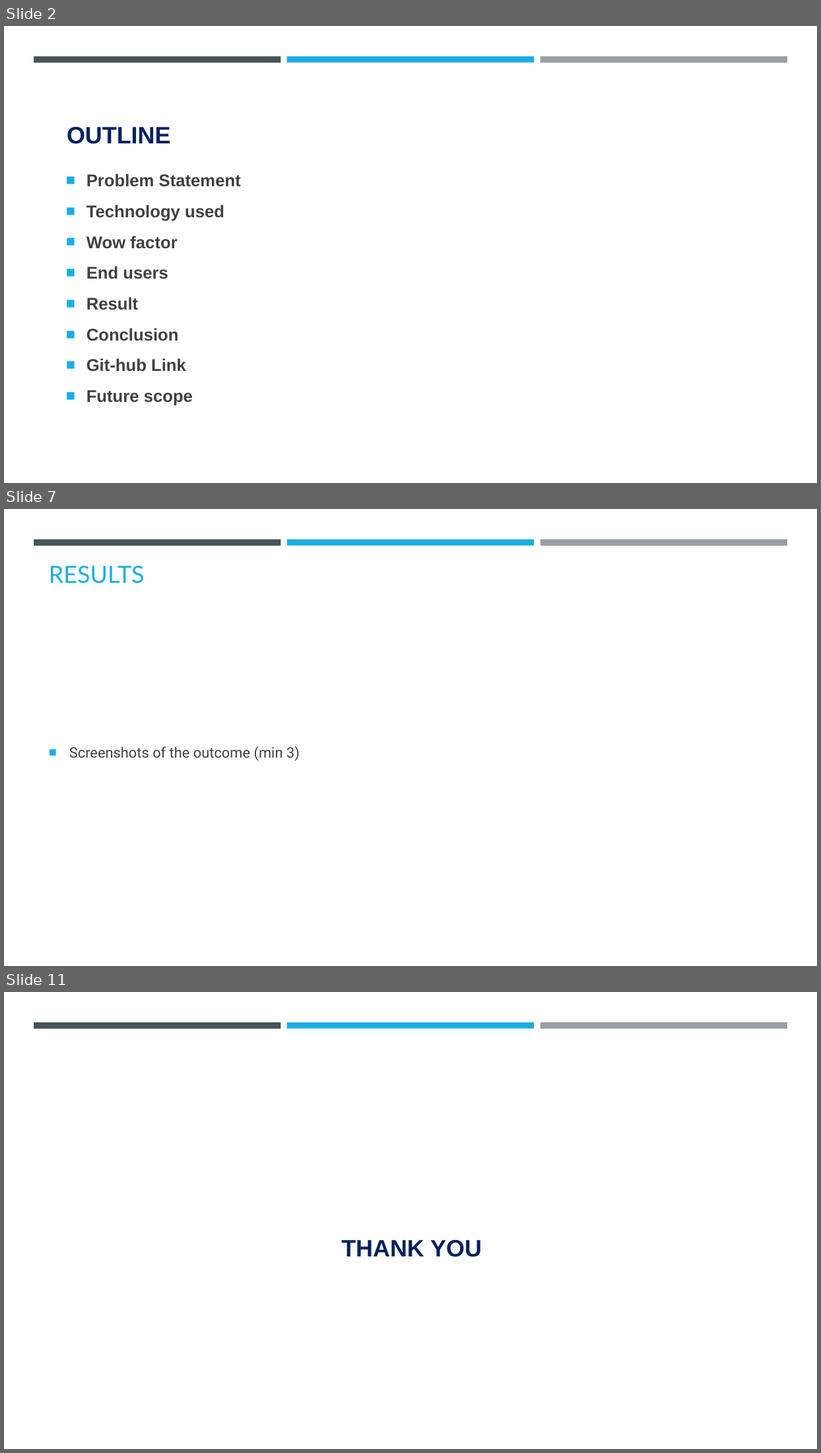
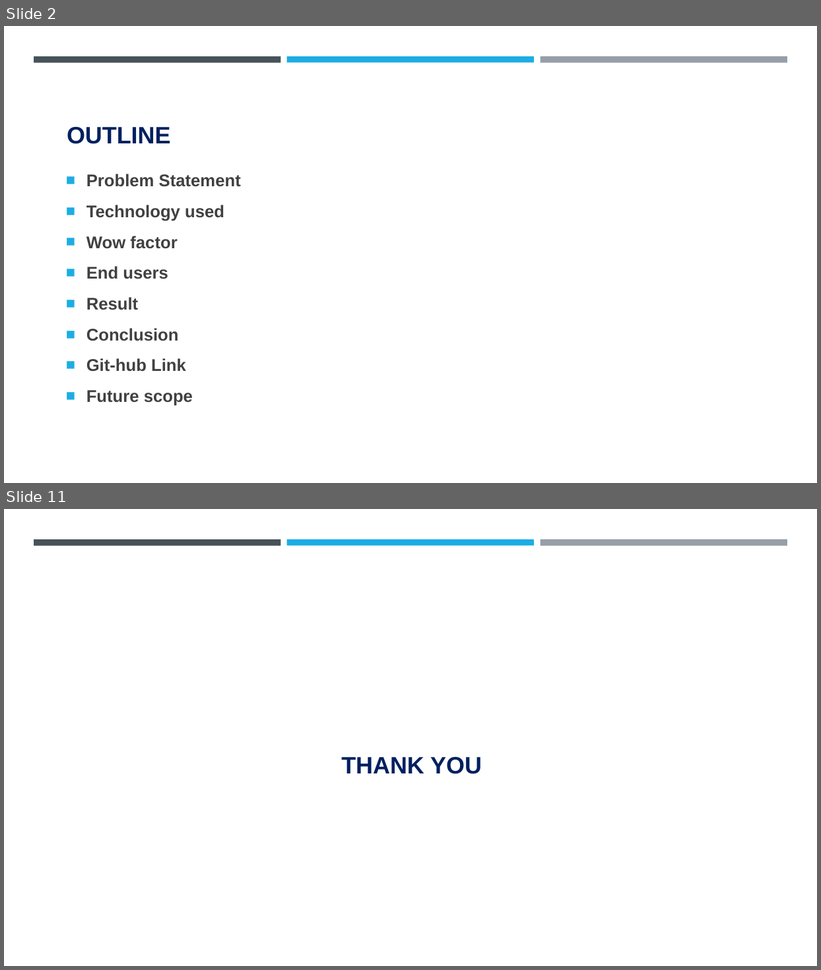
Before and after one commit to Akshay-S-Gupta/IBM-Cybersecurity-Internship, a slide deck: steganography_project.pptx. Shown one above the other, each under a label of ours: slides 2, 7 and 11 before the commit, slides 2 and 11 after it; the slides between them are not shown. The pictures are 821x1453 and 821x970 pixels, drawn with LibreOffice and Linux fonts; fonts in the diff are those of the drawing; background and template pictures are left out. Boxes give left, top, right and bottom in pixels: in the first picture for what was removed or moved away, otherwise in the second. Text is boxed around its words. In the diff, an @@ line names an element or a change of style, - is before the commit and + after.

```diff
--- a/steganography_project.pptx
+++ b/steganography_project.pptx
@@ slide 7 removed at [4,509,817,966], background #FFFFFF; not listed: 3 template elements that a slide beside it also shows @@
@@ title removed at [49,566,145,584] @@
-RESULTS
@@ text removed at [69,747,300,761] @@
-■ Screenshots of the outcome (min 3)
```
Also in this commit, not shown: 2 slides changed, 6 slides added, 5 other slides removed, 2 other files.
